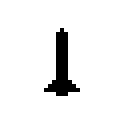
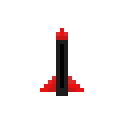
Layers edited between the first and the second 128 x 128 image:
painted on "Ebene 1" over [40, 28, 84, 96]
